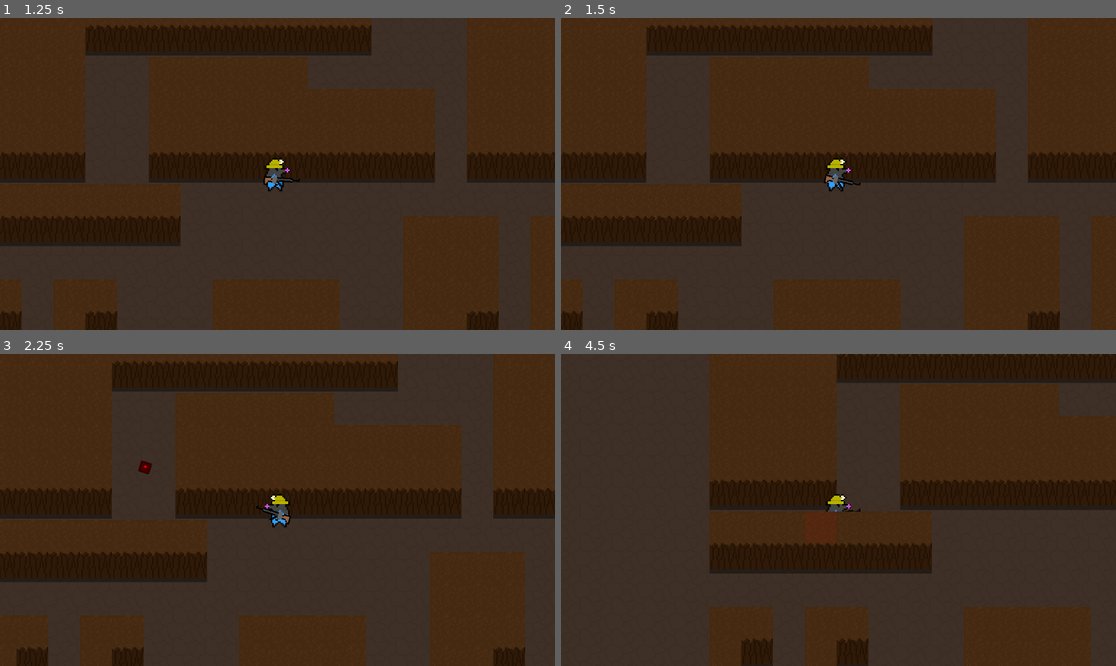
Above: before the commit, frames 1-4 (two rows, left to right).
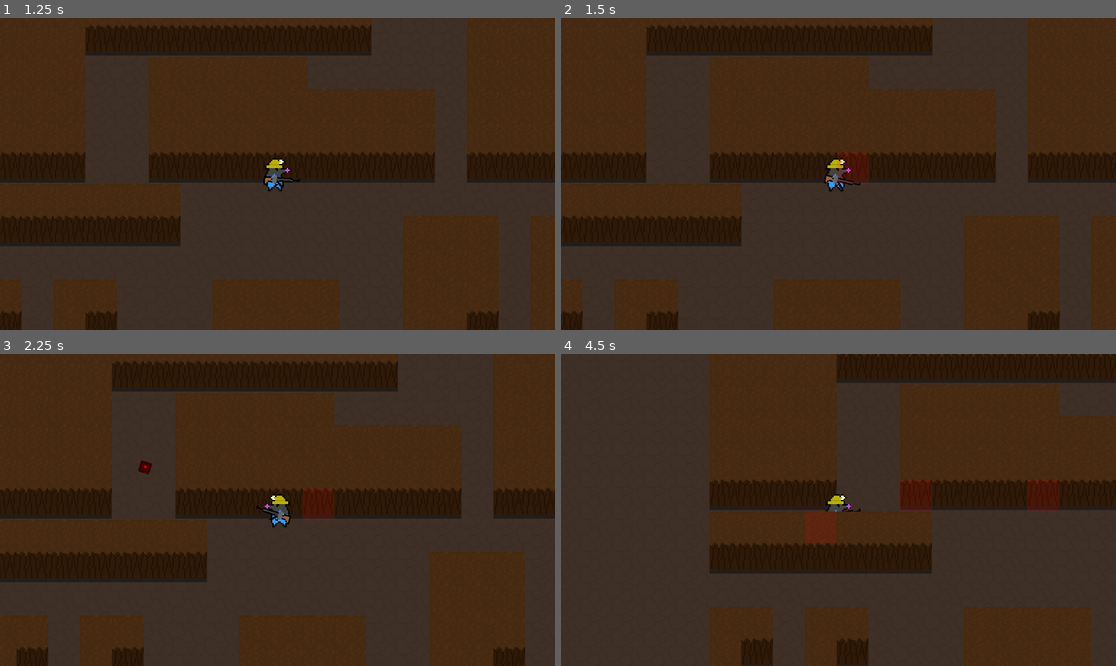
Above: after the commit, the same moments.

Repository: Jakllp/Gerda
Game: Godot game, scene res://resources/levels/level.tscn
Same seed, same stepped clock (60 frames per second), same inputs: the game is played once before the commit and once after it. The engine's default icon, where the game draws it, is replaced by a stand-in: a white triangle on a blue panel in a dark square.
Inputs (mouse positions are in pixels of both pictures, inside the frame that each line leads up to):
- Up to frame 1 (1.25 s): tap Enter at 0.5 s; move the mouse to (277, 180) at 0.52 s; hold W (up) from 0.53 s (still down); click (277, 180) at 0.6 s
- Up to frame 2 (1.5 s): keep holding W (up); move the mouse to (1005, 220) at 1.27 s; right-click (1005, 220) at 1.35 s
- Up to frame 3 (2.25 s): tap Space at 2 s; move the mouse to (111, 463) at 2.02 s; release W (up) at 2.03 s; hold A (left) from 2.03 s (still down); click (111, 463) at 2.1 s
- Up to frame 4 (4.5 s): move the mouse to (866, 510) at 2.77 s; right-click (866, 510) at 2.85 s; move the mouse to (755, 432) at 3.52 s; release A (left) at 3.53 s; hold S (down) 3.53-4.28 s; click (755, 432) at 3.6 s; tap Enter at 4.25 s; move the mouse to (960, 494) at 4.27 s; hold D (right) from 4.28 s (still down); right-click (960, 494) at 4.35 s

Frame 1 is identical in both runs. In frame 2, 0.5% of the frame differs, in the area x 49-56%, y 43-54%; in frame 3, 0.5%; in frame 4, 1.1%, in the area x 61-90%, y 40-51%.

Commit message:
TileMap handles Tiles & Tiles damage-retention #9

Diff:
--- a/resources/components/miningComponent.gd
+++ b/resources/components/miningComponent.gd
@@ -2,25 +2,13 @@
 
 class_name MiningComponent
 
-var currentCell :Vector2i
-var currentMap :TileMap = null
-var remainingHardness :float
+
 # Aka how many damage it deals per second
-var miningSpeed = 10
+var mining_speed = 10
 
-var shouldClear = true
-
-func update(player: Player) -> void:
-	if shouldClear and currentMap != null:
-		clearCell(currentCell, currentMap, true)
-	if not shouldClear:
-		shouldClear = true
 
 func mine(delta: float, collision: RayCast2D) -> void:
 	if collision.is_colliding() and collision.get_collider() is TileMap:
-		var damage = delta * miningSpeed
-		shouldClear = false
-
 		# Get map and point
 		var point := collision.get_collision_point()
 		print("point" + str(point))
@@ -43,44 +31,13 @@
 		if(map.get_cell_tile_data(1, cell) == null):
 			return
 
-		var cellHardness = map.get_cell_tile_data(1, cell).get_custom_data("hardness")
-
-		if cellHardness == -1:
+		var cell_hardness = map.get_cell_tile_data(1, cell).get_custom_data("hardness")
+		# These cells are impossible to mine
+		if cell_hardness == -1:
 			return
 
 		# Actually mine (aka reduce health of that point)
-		if cell != currentCell or currentMap == null:
-			# Remove other cell if direct connect
-			if currentMap != null:
-				clearCell(currentCell,currentMap, true)
-
-			currentCell = cell
-			currentMap = map
-			var data = map.get_cell_tile_data(1, cell)
-			remainingHardness = cellHardness - damage
-		else:
-			remainingHardness -= damage
-		mineOverlay(cell,map,cellHardness)
-		# Remove the tile when done
-		if remainingHardness < 0:
-			clearCell(cell, map, false)
-
-
-func mineOverlay(cell: Vector2i, map: TileMap, cellHardness: int) -> void:
-	map.set_cell(2,cell,1, Vector2i(0,0), 0)
-	print(cellHardness)
-	print(remainingHardness)
-	print(cellHardness/remainingHardness)
-	var alpha :float = 0.45 - (remainingHardness / cellHardness) * 0.45
-	print("alpha: " + str(alpha))
-
-	map.set_layer_modulate(2,Color(1.0,0.0,0.0,alpha))
-
-
-func clearCell(cell: Vector2i, map: TileMap, onlyOverlay: bool) -> void:
-	map.erase_cell(2, cell)
-	remainingHardness = 0.0
-	currentMap = null
-	if not onlyOverlay:
-		map.erase_cell(1, cell)
-		map.set_cell(0, cell, 2, Vector2i(0,0), 0)
+		if(map.damage_cell(cell, delta * mining_speed)):
+			# In this case we actually destroyed an ore
+			# TODO implement ore logic
+			pass
--- a/resources/equipment/mining/miningEquipment.gd
+++ b/resources/equipment/mining/miningEquipment.gd
@@ -5,7 +5,6 @@
 @onready var miningComponent :MiningComponent = MiningComponent.new()
 
 func update(player: Player) -> void:
-	miningComponent.update(player)
 	for child in get_children():
 		if child.has_method("update"):
 			child.update(player)
--- /dev/null
+++ b/resources/levels/TileMap.gd
@@ -0,0 +1,64 @@
+extends TileMap
+
+
+# Damage-Map -> Stores the remaining hardness of cells
+var remaining_hardness_dict = {}
+
+# Set's the layers
+var ground_layer := 0
+var minable_layer := 1
+var mine_overlay_layer := 2
+
+# The mine-overlay-atlas
+var mine_overlay_atlas := 1
+# The current's biomes atlassssss
+var block_atlas := 0
+var ground_atlas := 2
+
+# Called when the node enters the scene tree for the first time.
+func _ready():
+	pass # Replace with function body.
+
+
+# Called every frame. 'delta' is the elapsed time since the previous frame.
+func _process(delta):
+	pass
+
+
+# Logic of damaging cells
+func damage_cell(cell: Vector2i, damage: float) -> void:
+		if remaining_hardness_dict.has(cell):
+			# We know the cell -> Further reduce damage
+			remaining_hardness_dict[cell] = remaining_hardness_dict[cell] - damage
+		else:
+			# Unknown cell -> New Entry
+			remaining_hardness_dict[cell] = self.get_cell_tile_data(minable_layer, cell).get_custom_data("hardness") - damage
+		self.mine_overlay(cell)
+		# Remove the tile when done
+		if remaining_hardness_dict[cell] < 0:
+			self.clear_cell(cell)
+
+
+# Puts an overlay on the specified cell
+func mine_overlay(cell: Vector2i) -> void:
+	var percent = 1 - remaining_hardness_dict[cell] / self.get_cell_tile_data(minable_layer, cell).get_custom_data("hardness")
+	if percent < 0.25:
+		self.set_cell(mine_overlay_layer,cell,mine_overlay_atlas, Vector2i(0,0), 0)
+		return
+	if percent < 0.5:
+		self.set_cell(mine_overlay_layer,cell,mine_overlay_atlas, Vector2i(1,0), 0)
+		return
+	if percent < 0.75:
+		self.set_cell(mine_overlay_layer,cell,mine_overlay_atlas, Vector2i(2,0), 0)
+		return
+	if percent < 1:
+		self.set_cell(mine_overlay_layer,cell,mine_overlay_atlas, Vector2i(3,0), 0)
+		return
+
+
+# Clears the cell - TODO also implement stuff like setting it to wall etc
+func clear_cell(cell: Vector2i) -> void:
+	self.erase_cell(mine_overlay_layer, cell)
+	remaining_hardness_dict.erase(cell)
+	self.erase_cell(minable_layer, cell)
+	self.set_cell(ground_layer, cell, 2, Vector2i(0,0), 0)
--- a/resources/levels/level.tscn
+++ b/resources/levels/level.tscn
@@ -1,8 +1,9 @@
-[gd_scene load_steps=9 format=3 uid="uid://6n7nq0utwop6"]
+[gd_scene load_steps=10 format=3 uid="uid://6n7nq0utwop6"]
 
 [ext_resource type="Texture2D" uid="uid://bjo4qihuuqbq8" path="res://asset/visual/map/Biom1/biom1_blockTileset.png" id="1_raajn"]
-[ext_resource type="Texture2D" uid="uid://cwj3jcktywn4c" path="res://asset/visual/map/miningoverlay.png" id="2_udwy7"]
+[ext_resource type="Texture2D" uid="uid://btguyhrho2r2g" path="res://asset/visual/map/miningoverlay.png" id="2_udwy7"]
 [ext_resource type="PackedScene" uid="uid://6jpb1ke88l01" path="res://resources/entity/player/player.tscn" id="3_rhs2s"]
+[ext_resource type="Script" path="res://resources/levels/TileMap.gd" id="4_j5mb2"]
 [ext_resource type="Texture2D" uid="uid://b5k1sifdlgxfe" path="res://asset/visual/map/Biom1/ground.png" id="8_fmxk1"]
 
 [sub_resource type="TileSetAtlasSource" id="TileSetAtlasSource_pxkrx"]
@@ -94,7 +95,7 @@
 0:1/0/physics_layer_1/polygon_0/points = PackedVector2Array(-11, -11, 11, -11, 11, 7, -11, 7)
 0:1/0/custom_data_0 = 4
 
-[sub_resource type="TileSetAtlasSource" id="TileSetAtlasSource_2vdxx"]
+[sub_resource type="TileSetAtlasSource" id="TileSetAtlasSource_0ey7l"]
 texture = ExtResource("2_udwy7")
 texture_region_size = Vector2i(22, 22)
 0:0/0 = 0
@@ -102,6 +103,21 @@
 0:0/0/physics_layer_0/angular_velocity = 0.0
 0:0/0/physics_layer_1/linear_velocity = Vector2(0, 0)
 0:0/0/physics_layer_1/angular_velocity = 0.0
+1:0/0 = 0
+1:0/0/physics_layer_0/linear_velocity = Vector2(0, 0)
+1:0/0/physics_layer_0/angular_velocity = 0.0
+1:0/0/physics_layer_1/linear_velocity = Vector2(0, 0)
+1:0/0/physics_layer_1/angular_velocity = 0.0
+2:0/0 = 0
+2:0/0/physics_layer_0/linear_velocity = Vector2(0, 0)
+2:0/0/physics_layer_0/angular_velocity = 0.0
+2:0/0/physics_layer_1/linear_velocity = Vector2(0, 0)
+2:0/0/physics_layer_1/angular_velocity = 0.0
+3:0/0 = 0
+3:0/0/physics_layer_0/linear_velocity = Vector2(0, 0)
+3:0/0/physics_layer_0/angular_velocity = 0.0
+3:0/0/physics_layer_1/linear_velocity = Vector2(0, 0)
+3:0/0/physics_layer_1/angular_velocity = 0.0
 
 [sub_resource type="TileSetAtlasSource" id="TileSetAtlasSource_yk7ub"]
 texture = ExtResource("8_fmxk1")
@@ -122,7 +138,7 @@
 custom_data_layer_0/type = 2
 sources/0 = SubResource("TileSetAtlasSource_pxkrx")
 sources/2 = SubResource("TileSetAtlasSource_yk7ub")
-sources/1 = SubResource("TileSetAtlasSource_2vdxx")
+sources/1 = SubResource("TileSetAtlasSource_0ey7l")
 
 [node name="Level" type="Node2D"]
 metadata/_edit_horizontal_guides_ = [-14.0]
@@ -147,6 +163,7 @@
 layer_2/y_sort_origin = 0
 layer_2/z_index = 3
 layer_2/tile_data = PackedInt32Array()
+script = ExtResource("4_j5mb2")
 
 [node name="Player" parent="." instance=ExtResource("3_rhs2s")]
 z_index = 1
Binary file changed: asset/visual/map/miningoverlay.png
Not shown, changed: asset/visual/map/miningoverlay.png.import
